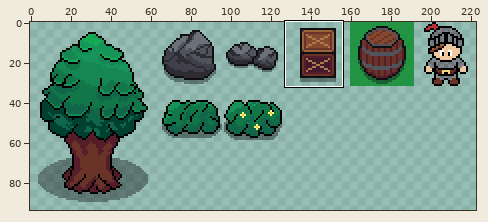
Edited in one commit: pixel-art file (Assets/Sprites/Overworld Objects/overworld_object_sprites.aseprite). The picture above shows the old version from afar; the outline marks the close-up.
Close-up. Before the commit:
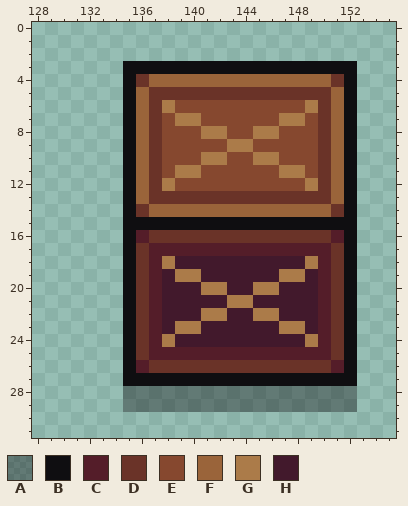
640x640 pixels, 1 frame. Colours within 5 levels of each other are drawn and written as one. Shown: x 128..155, y 0..31. The wide view leaves out empty margins.
Visible layers, top first: "Main", "Shadow" opacity 39%, "Reference".
Palette (. is transparent): A #0f0e1163  B #0f0e11  C #541d29  D #6a3328  E #86482f  F #9a643a  G #ab7b49  H #42192c
Pixels before, first column x 135:
 3 BBBBBBBBBBBBBBBBBB
 4 BDFFFFFFFFFFFFFFDB
 5 BFDDDDDDDDDDDDDDFB
 6 BFDGEEEEEEEEEEGDFB
 7 BFDEGGEEEEEEGGEDFB
 8 BFDEEEGGEEGGEEEDFB
 9 BFDEEEEEGGEEEEEDFB
10 BFDEEEGGEEGGEEEDFB
11 BFDEGGEEEEEEGGEDFB
12 BFDGEEEEEEEEEEGDFB
13 BFDDDDDDDDDDDDDDFB
14 BDFFFFFFFFFFFFFFDB
15 BBBBBBBBBBBBBBBBBB
16 BCDDDDDDDDDDDDDDCB
17 BDCCCCCCCCCCCCCCDB
18 BDCGHHHHHHHHHHGCDB
19 BDCHGGHHHHHHGGHCDB
20 BDCHHHGGHHGGHHHCDB
21 BDCHHHHHGGHHHHHCDB
22 BDCHHHGGHHGGHHHCDB
23 BDCHGGHHHHHHGGHCDB
24 BDCGHHHHHHHHHHGCDB
25 BDCCCCCCCCCCCCCCDB
26 BCDDDDDDDDDDDDDDCB
27 BBBBBBBBBBBBBBBBBB
28 AAAAAAAAAAAAAAAAAA
29 AAAAAAAAAAAAAAAAAA
The same view after the edit:
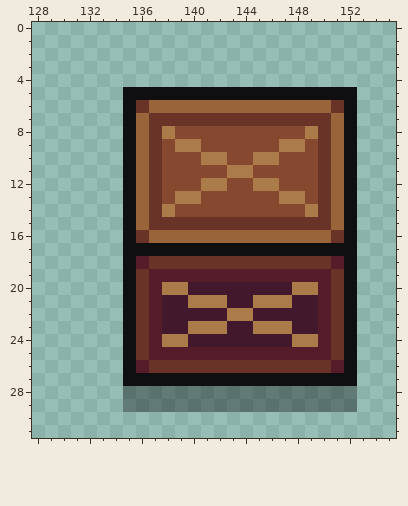
The edit:
{"where": "layer \"Main\""}
{"y":3,"x":135,"old":"BBBBBBBBBBBBBBBBBB","new":".................."}
{"y":4,"x":135,"old":"BDFFFFFFFFFFFFFFDB","new":".................."}
{"y":5,"x":136,"old":"FDDDDDDDDDDDDDDF","new":"BBBBBBBBBBBBBBBB"}
{"y":6,"x":136,"old":"FDGEEEEEEEEEEGDF","new":"DFFFFFFFFFFFFFFD"}
{"y":7,"x":138,"old":"EGGEEEEEEGGE","new":"DDDDDDDDDDDD"}
{"y":8,"x":138,"old":"E","new":"G"}
{"y":8,"x":141,"old":"GG","new":"EE"}
{"y":8,"x":145,"old":"GG","new":"EE"}
{"y":8,"x":149,"old":"E","new":"G"}
{"y":9,"x":139,"old":"EE","new":"GG"}
{"y":9,"x":143,"old":"GG","new":"EE"}
{"y":9,"x":147,"old":"EE","new":"GG"}
{"y":11,"x":139,"old":"GG","new":"EE"}
{"y":11,"x":143,"old":"EE","new":"GG"}
{"y":11,"x":147,"old":"GG","new":"EE"}
{"y":12,"x":138,"old":"G","new":"E"}
{"y":12,"x":141,"old":"EE","new":"GG"}
{"y":12,"x":145,"old":"EE","new":"GG"}
{"y":12,"x":149,"old":"G","new":"E"}
{"y":13,"x":138,"old":"DDDDDDDDDDDD","new":"EGGEEEEEEGGE"}
{"y":14,"x":136,"old":"DFFFFFFFFFFFFFFD","new":"FDGEEEEEEEEEEGDF"}
{"y":15,"x":136,"old":"BBBBBBBBBBBBBBBB","new":"FDDDDDDDDDDDDDDF"}
{"y":16,"x":136,"old":"CDDDDDDDDDDDDDDC","new":"DFFFFFFFFFFFFFFD"}
{"y":17,"x":136,"old":"DCCCCCCCCCCCCCCD","new":"BBBBBBBBBBBBBBBB"}
{"y":18,"x":136,"old":"DCGHHHHHHHHHHGCD","new":"CDDDDDDDDDDDDDDC"}
{"y":19,"x":138,"old":"HGGHHHHHHGGH","new":"CCCCCCCCCCCC"}
{"y":20,"x":138,"old":"HH","new":"GG"}
{"y":20,"x":141,"old":"GG","new":"HH"}
{"y":20,"x":145,"old":"GG","new":"HH"}
{"y":20,"x":148,"old":"HH","new":"GG"}
{"y":21,"x":140,"old":"HHHGGHHH","new":"GGGHHGGG"}
{"y":22,"x":141,"old":"GGHHGG","new":"HHGGHH"}
{"y":23,"x":139,"old":"G","new":"H"}
{"y":23,"x":141,"old":"HH","new":"GG"}
{"y":23,"x":145,"old":"HH","new":"GG"}
{"y":23,"x":148,"old":"G","new":"H"}
{"y":24,"x":139,"old":"H","new":"G"}
{"y":24,"x":148,"old":"H","new":"G"}
{"label":"changed","picture_box":[123,61,357,347]}
